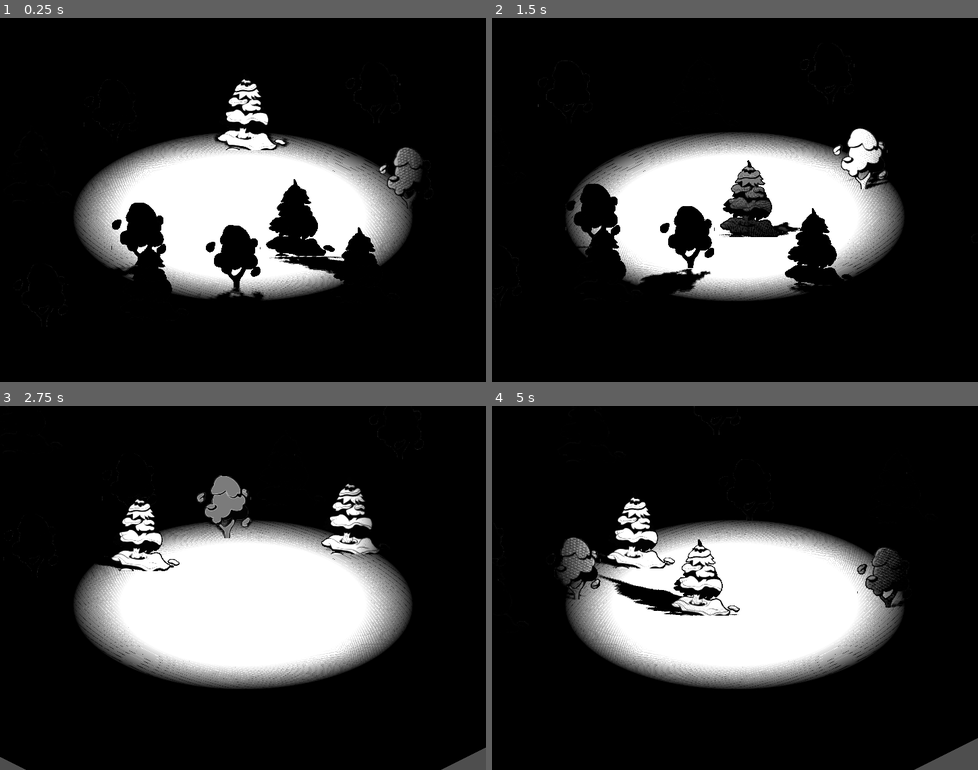
Above: before the commit, frames 1-4 (two rows, left to right).
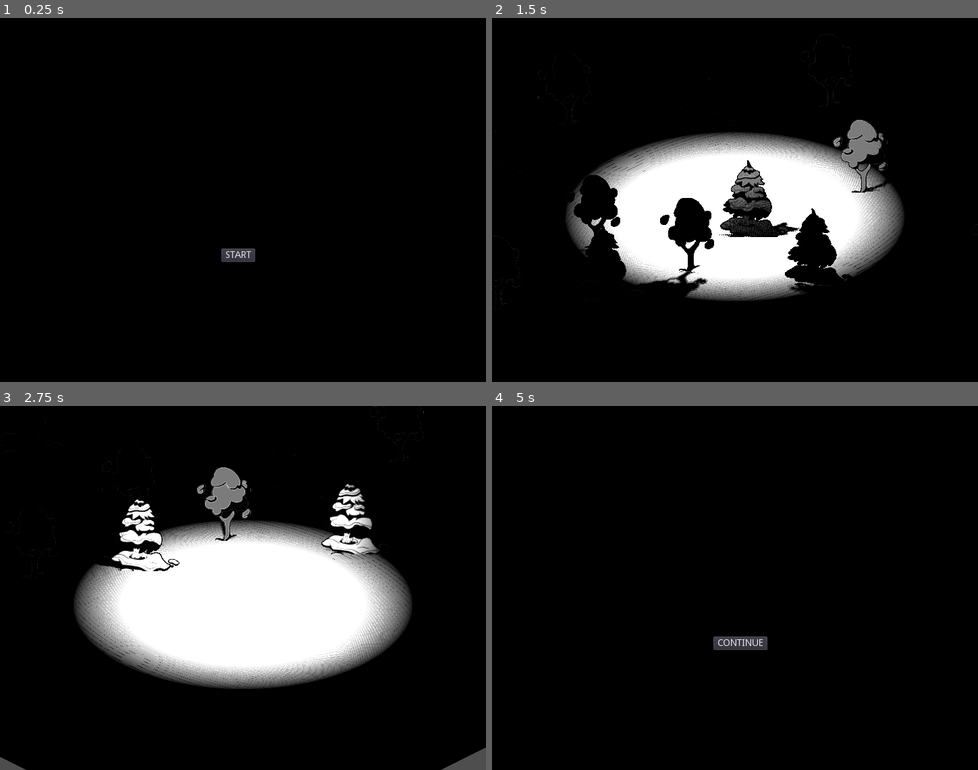
Above: after the commit, the same moments.

Repository: GreenBlackSky/candle_crush
Game: Godot game, scene res://scenes/Main.tscn
Two runs of this game, one before a commit and one after it. Both use one fixed random seed, a clock stepped at 60 frames per second and the inputs below.
Inputs (mouse positions are in pixels of both pictures, inside the frame that each line leads up to):
- Up to frame 1 (0.25 s): no input
- Up to frame 2 (1.5 s): click (730, 254) at 0.5 s, where only the run after the commit has a clickable "START"; tap Enter at 1.25 s; hold Right (move_right) from 1.28 s (still down)
- Up to frame 3 (2.75 s): release Right (move_right) at 2.03 s; hold Down (move_back) from 2.03 s (still down)
- Up to frame 4 (5 s): release Down (move_back) at 2.78 s; hold Right (move_right) 2.78-3.53 s; hold Up (move_forward) 3.53-4.28 s; hold Left (move_left) from 4.28 s (still down); tap Escape (ui_cancel) at 4.9 s

The runs differ from the first frame. In frame 1, 21% of the frame differs, in the area x 4-89%, y 15-85%; in frame 2, 3.0%; in frame 3, 1.3%; in frame 4, 25%, in the area x 1-100%, y 0-100%.

Commit message:
basic UI

Diff:
--- a/scenes/Main.tscn
+++ b/scenes/Main.tscn
@@ -29,91 +29,91 @@
 [node name="Trees" type="Spatial" parent="Ground"]
 
 [node name="Tree1" type="Sprite3D" parent="Ground/Trees"]
-transform = Transform( 0.71069, -0.34852, 0.611108, -0.00529441, 0.865988, 0.500037, -0.703485, -0.358607, 0.613604, 4.97776, 2.04013, 0.0122699 )
+transform = Transform( 0.707107, -0.353553, 0.612372, 0, 0.866026, 0.5, -0.707107, -0.353553, 0.612372, 4.97776, 2.04013, 0.0122699 )
 shaded = true
 alpha_cut = 2
 texture = ExtResource( 3 )
 
 [node name="Tree2" type="Sprite3D" parent="Ground/Trees"]
-transform = Transform( 0.355345, -0.17426, 0.305554, -0.00264721, 0.432994, 0.250018, -0.351743, -0.179303, 0.306802, 4.41237, 2.08975, 5.14411 )
+transform = Transform( 0.353554, -0.176777, 0.306186, 0, 0.433013, 0.25, -0.353554, -0.176777, 0.306186, 4.41237, 2.59545, 5.14411 )
 shaded = true
 alpha_cut = 2
 texture = ExtResource( 4 )
 
 [node name="Tree3" type="Sprite3D" parent="Ground/Trees"]
-transform = Transform( 0.355345, -0.17426, 0.305554, -0.00264721, 0.432994, 0.250018, -0.351743, -0.179303, 0.306802, -0.68784, 2.11566, 6.97947 )
+transform = Transform( 0.353554, -0.176777, 0.306186, 0, 0.433013, 0.25, -0.353554, -0.176777, 0.306186, -0.68784, 2.62136, 6.97947 )
 shaded = true
 alpha_cut = 2
 texture = ExtResource( 4 )
 
 [node name="Tree4" type="Sprite3D" parent="Ground/Trees"]
-transform = Transform( 0.355345, -0.17426, 0.305554, -0.00264721, 0.432994, 0.250018, -0.351743, -0.179303, 0.306802, -10.7832, 2.123, -1.07418 )
+transform = Transform( 0.353554, -0.176777, 0.306186, 0, 0.433013, 0.25, -0.353554, -0.176777, 0.306186, -10.7832, 2.6287, -1.07418 )
 shaded = true
 alpha_cut = 2
 texture = ExtResource( 4 )
 
 [node name="Tree5" type="Sprite3D" parent="Ground/Trees"]
-transform = Transform( 0.355345, -0.17426, 0.305554, -0.00264721, 0.432994, 0.250018, -0.351743, -0.179303, 0.306802, -10.2125, 2.17489, 13.291 )
+transform = Transform( 0.353554, -0.176777, 0.306186, 0, 0.433013, 0.25, -0.353554, -0.176777, 0.306186, -10.2125, 2.68059, 13.291 )
 shaded = true
 alpha_cut = 2
 texture = ExtResource( 4 )
 
 [node name="Tree6" type="Sprite3D" parent="Ground/Trees"]
-transform = Transform( 0.355345, -0.17426, 0.305554, -0.00264721, 0.432994, 0.250018, -0.351743, -0.179303, 0.306802, 0.187111, 2.143, 15.1165 )
+transform = Transform( 0.353554, -0.176777, 0.306186, 0, 0.433013, 0.25, -0.353554, -0.176777, 0.306186, 0.187111, 2.6487, 15.1165 )
 shaded = true
 alpha_cut = 2
 texture = ExtResource( 4 )
 
 [node name="Tree7" type="Sprite3D" parent="Ground/Trees"]
-transform = Transform( 0.355345, -0.17426, 0.305554, -0.00264721, 0.432994, 0.250018, -0.351743, -0.179303, 0.306802, -2.55876, 2.05078, -12.1278 )
+transform = Transform( 0.353554, -0.176777, 0.306186, 0, 0.433013, 0.25, -0.353554, -0.176777, 0.306186, -2.55876, 2.55648, -12.1278 )
 shaded = true
 alpha_cut = 2
 texture = ExtResource( 4 )
 
 [node name="Tree8" type="Sprite3D" parent="Ground/Trees"]
-transform = Transform( 0.71069, -0.34852, 0.611108, -0.00529441, 0.865988, 0.500037, -0.703485, -0.358607, 0.613604, -8.62367, 2.11257, 5.79475 )
+transform = Transform( 0.707107, -0.353553, 0.612372, 0, 0.866026, 0.5, -0.707107, -0.353553, 0.612372, -8.62367, 2.11257, 5.79475 )
 shaded = true
 alpha_cut = 2
 texture = ExtResource( 3 )
 
 [node name="Tree9" type="Sprite3D" parent="Ground/Trees"]
-transform = Transform( 0.71069, -0.34852, 0.611108, -0.00529441, 0.865988, 0.500037, -0.703485, -0.358607, 0.613604, -4.64997, 2.0534, -6.0019 )
+transform = Transform( 0.707107, -0.353553, 0.612372, 0, 0.866026, 0.5, -0.707107, -0.353553, 0.612372, -4.64997, 2.0534, -6.0019 )
 shaded = true
 alpha_cut = 2
 texture = ExtResource( 3 )
 
 [node name="Tree10" type="Sprite3D" parent="Ground/Trees"]
-transform = Transform( 0.71069, -0.34852, 0.611108, -0.00529441, 0.865988, 0.500037, -0.703485, -0.358607, 0.613604, 11.3364, 1.96766, -12.9575 )
+transform = Transform( 0.707107, -0.353553, 0.612372, 0, 0.866026, 0.5, -0.707107, -0.353553, 0.612372, 11.3364, 1.96766, -12.9575 )
 shaded = true
 alpha_cut = 2
 texture = ExtResource( 3 )
 
 [node name="Tree11" type="Sprite3D" parent="Ground/Trees"]
-transform = Transform( 0.71069, -0.34852, 0.611108, -0.00529441, 0.865988, 0.500037, -0.703485, -0.358607, 0.613604, 10.871, 2.02243, 1.14786 )
+transform = Transform( 0.707107, -0.353553, 0.612372, 0, 0.866026, 0.5, -0.707107, -0.353553, 0.612372, 10.871, 2.02243, 1.14786 )
 shaded = true
 alpha_cut = 2
 texture = ExtResource( 3 )
 
 [node name="Tree12" type="Sprite3D" parent="Ground/Trees"]
-transform = Transform( 0.71069, -0.34852, 0.611108, -0.00529441, 0.865988, 0.500037, -0.703485, -0.358607, 0.613604, 4.32366, 2.08058, 10.1198 )
+transform = Transform( 0.707107, -0.353553, 0.612372, 0, 0.866026, 0.5, -0.707107, -0.353553, 0.612372, 4.32366, 2.08058, 10.1198 )
 shaded = true
 alpha_cut = 2
 texture = ExtResource( 3 )
 
 [node name="Tree13" type="Sprite3D" parent="Ground/Trees"]
-transform = Transform( 0.71069, -0.34852, 0.611108, -0.00529441, 0.865988, 0.500037, -0.703485, -0.358607, 0.613604, -11.3962, 2.16392, 16.7008 )
+transform = Transform( 0.707107, -0.353553, 0.612372, 0, 0.866026, 0.5, -0.707107, -0.353553, 0.612372, -11.3962, 2.16392, 16.7008 )
 shaded = true
 alpha_cut = 2
 texture = ExtResource( 3 )
 
 [node name="Tree14" type="Sprite3D" parent="Ground/Trees"]
-transform = Transform( 0.355345, -0.17426, 0.305554, -0.00264721, 0.432994, 0.250018, -0.351743, -0.179303, 0.306802, 4.98098, 2.04182, -7.03668 )
+transform = Transform( 0.353554, -0.176777, 0.306186, 0, 0.433013, 0.25, -0.353554, -0.176777, 0.306186, 4.98098, 2.54752, -7.03668 )
 shaded = true
 alpha_cut = 2
 texture = ExtResource( 4 )
 
 [node name="Tree15" type="Sprite3D" parent="Ground/Trees"]
-transform = Transform( 0.355345, -0.17426, 0.305554, -0.00264721, 0.432994, 0.250018, -0.351743, -0.179303, 0.306802, 16.5216, 2.00381, -5.70487 )
+transform = Transform( 0.353554, -0.176777, 0.306186, 0, 0.433013, 0.25, -0.353554, -0.176777, 0.306186, 16.5216, 2.50951, -5.70487 )
 shaded = true
 alpha_cut = 2
 texture = ExtResource( 4 )
@@ -124,3 +124,50 @@
 
 [node name="Player" parent="." instance=ExtResource( 1 )]
 transform = Transform( 1, 0, 0, 0, 1, 0, 0, 0, 1, 0, 1, 0 )
+
+[node name="StartUI" type="ColorRect" parent="."]
+anchor_right = 1.0
+anchor_bottom = 1.0
+color = Color( 0, 0, 0, 1 )
+__meta__ = {
+"_edit_use_anchors_": false
+}
+
+[node name="StartButton" type="Button" parent="StartUI"]
+anchor_left = 0.5
+anchor_top = 1.0
+anchor_right = 0.5
+anchor_bottom = 1.0
+margin_left = -32.0
+margin_top = -198.0
+margin_right = 18.0
+margin_bottom = -178.0
+text = "START"
+__meta__ = {
+"_edit_use_anchors_": false
+}
+
+[node name="ContinueUI" type="ColorRect" parent="."]
+visible = false
+anchor_right = 1.0
+anchor_bottom = 1.0
+color = Color( 0, 0, 0, 1 )
+__meta__ = {
+"_edit_use_anchors_": false
+}
+
+[node name="ContinueButton" type="Button" parent="ContinueUI"]
+anchor_left = 0.5
+anchor_top = 1.0
+anchor_right = 0.5
+anchor_bottom = 1.0
+margin_left = -32.0
+margin_top = -198.0
+margin_right = 18.0
+margin_bottom = -178.0
+text = "CONTINUE"
+
+[connection signal="pause" from="." to="Player" method="stop"]
+[connection signal="unpause" from="." to="Player" method="start"]
+[connection signal="button_up" from="StartUI/StartButton" to="." method="start_game"]
+[connection signal="button_up" from="ContinueUI/ContinueButton" to="." method="continue_game"]
--- a/scripts/Main.gd
+++ b/scripts/Main.gd
@@ -1,5 +1,25 @@
 extends Node
 
+var paused = true
+
+signal pause
+signal unpause
 
 func _process(delta):
-	pass
+	if Input.is_action_pressed("ui_cancel"):
+		pause_game()
+
+func start_game():
+	$StartUI.hide()
+	paused = false
+	emit_signal("unpause")
+
+func pause_game():
+	$ContinueUI.show()
+	paused = true
+	emit_signal("pause")
+
+func continue_game():
+	$ContinueUI.hide()
+	paused = false
+	emit_signal("unpause")
--- a/scripts/Player.gd
+++ b/scripts/Player.gd
@@ -3,9 +3,13 @@
 
 export var speed = 14
 var velocity = Vector3.ZERO
+var paused = true
 
 
 func _physics_process(delta):
+	if paused:
+		return
+
 	var direction = Vector3.ZERO
 
 	if Input.is_action_pressed("move_right"):
@@ -24,3 +28,10 @@
 	velocity.x = direction.x * speed
 	velocity.z = direction.z * speed
 	velocity = move_and_slide(velocity, Vector3.UP)
+
+
+func start():
+	paused = false
+
+func stop():
+	paused = true
